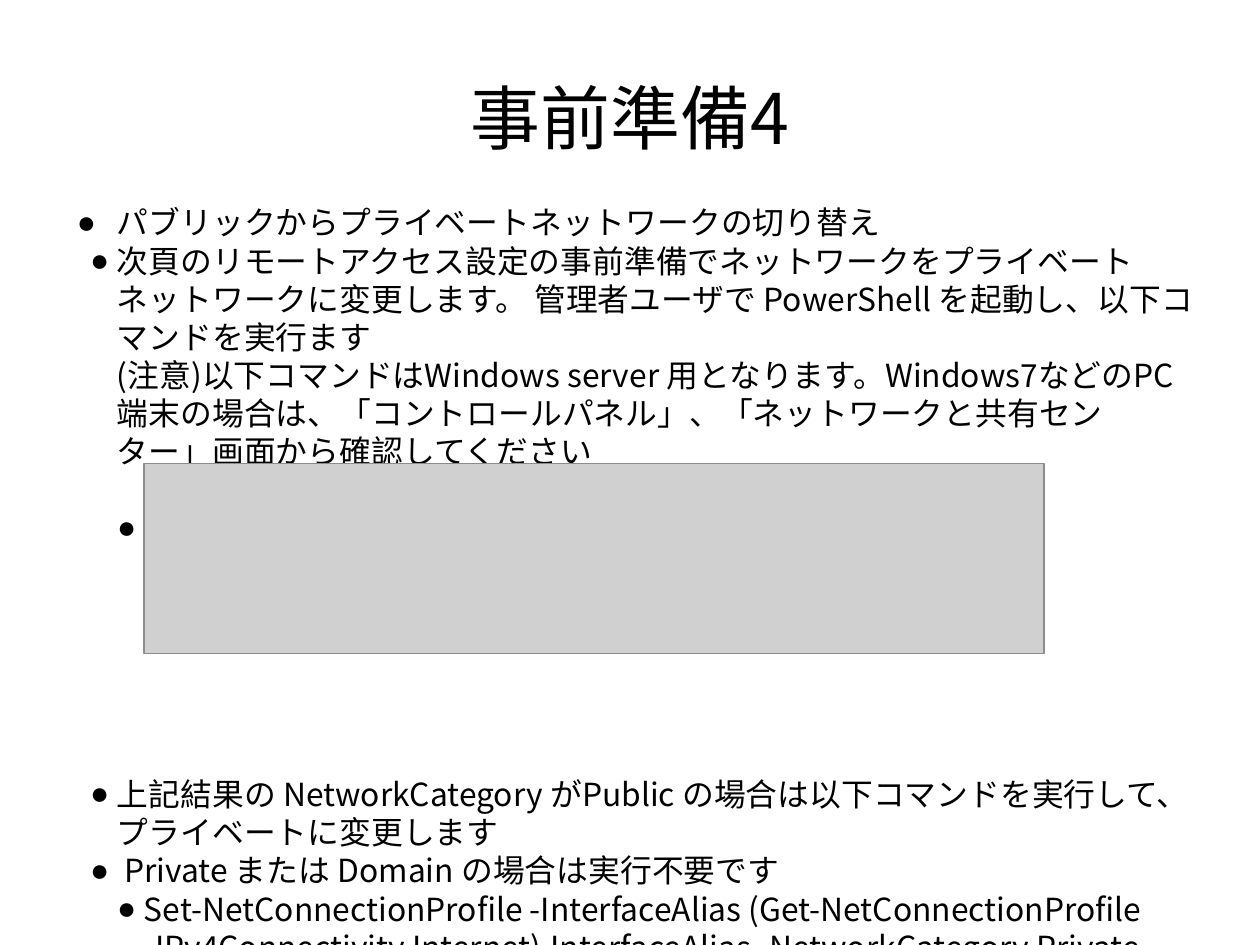
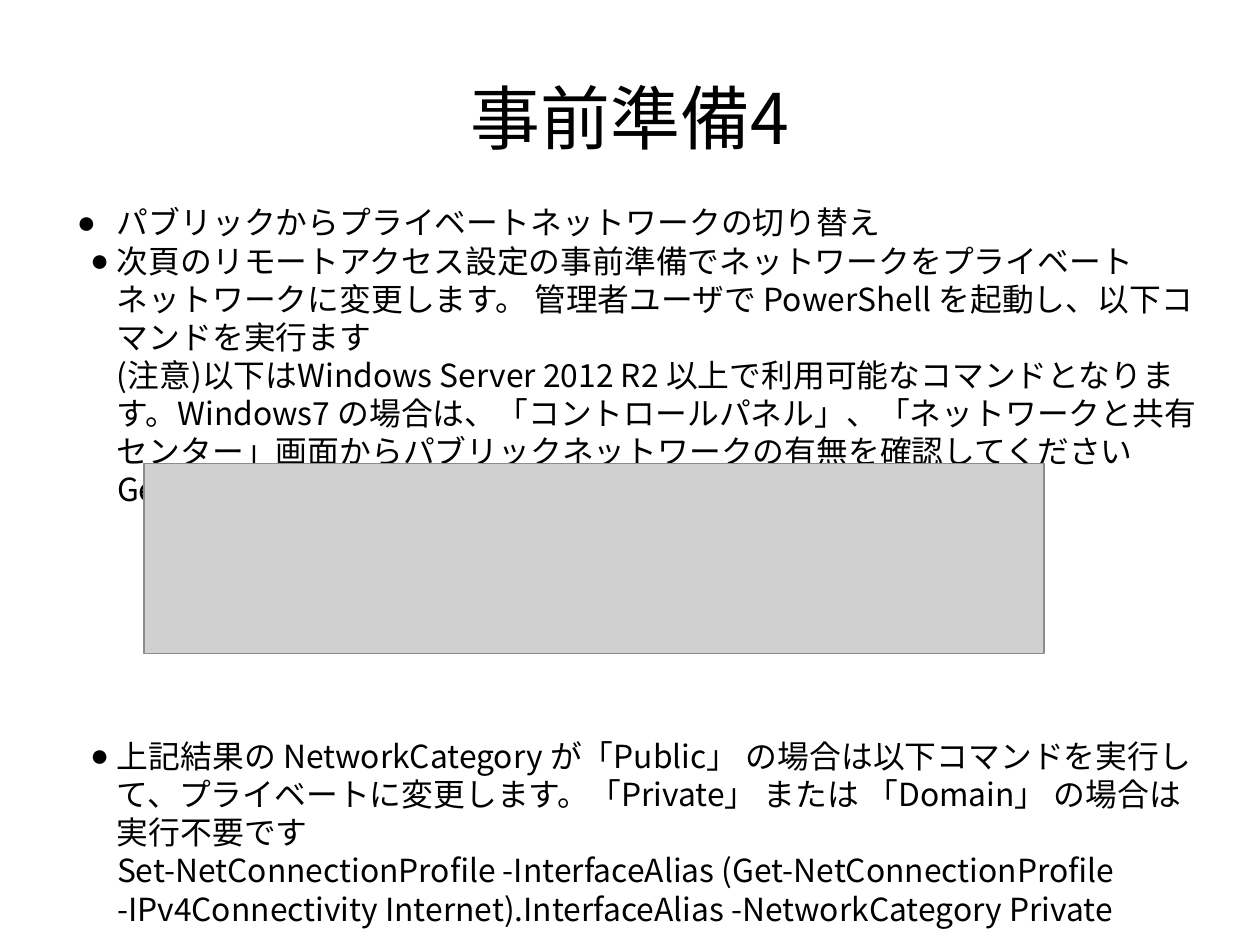
Before and after one commit to frsw3nr/gradle-server-acceptance, a slide deck: slide 8 of docs/jp/tutorial_test_pc.pptx. Drawn at 1260x945 pixels with LibreOffice and Linux fonts; fonts in the diff are those of the drawing; grey boxes stand for pictures. Boxes give left, top, right and bottom in pixels: in the first picture for what was removed or moved away, otherwise in the second. Text is boxed around its words. In the diff, an @@ line names an element or a change of style, - is before the commit and + after.

```diff
--- a/docs/jp/tutorial_test_pc.pptx
+++ b/docs/jp/tutorial_test_pc.pptx
@@ text at <box>117,246,1197,472</box>: text changed @@
-  ● 次頁のリモートアクセス設定の事前準備でネットワークをプライベートネットワークに変更します。 管理者ユーザで PowerShell を起動し、以下コマンドを実行ます
-    (注意)以下コマンドはWindows server 用となります。Windows7などのPC端末の場合は、「コントロールパネル」、「ネットワークと共有センター」画面から確認してください
+  ● 次頁のリモートアクセス設定の事前準備でネットワークをプライベートネットワークに変更します。 管理者ユーザで PowerShell を起動し、以下コマンドを実行ます
+    (注意)以下はWindows Server 2012 R2 以上で利用可能なコマンドとなります。Windows7 の場合は、「コントロールパネル」、「ネットワークと共有センター」画面からパブリックネットワークの有無を確認してください
@@ text at <box>117,469,1115,929</box>: bullet ● to none @@
@@ text at <box>117,741,1191,847</box>: text changed @@
-  ● 上記結果の NetworkCategory がPublic の場合は以下コマンドを実行して、プライベートに変更します
-  ● Private または Domain の場合は実行不要です
+  ● 上記結果の NetworkCategory が「Public」 の場合は以下コマンドを実行して、プライベートに変更します。「Private」 または 「Domain」 の場合は実行不要です
```
Also in this commit, not shown: 8 other slides changed, 1 slide added, 1 other file.
